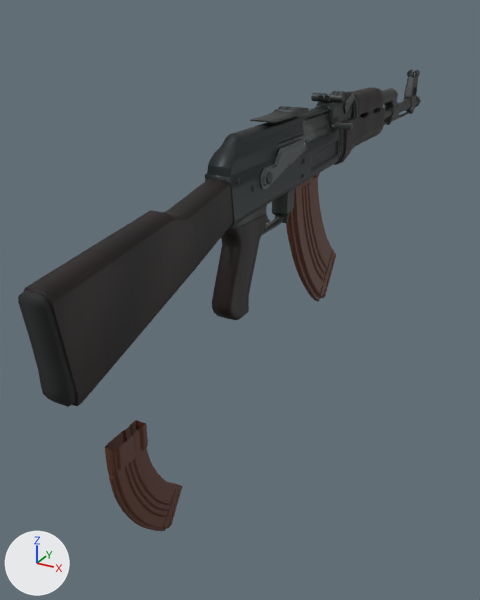
The glTF model assets/models/steel_tide_ak74/ak47_reloadable_world.glb, before and after one commit.
Camera for both pictures: a camera (50 mm lens) standing at (0.536, -0.8, 0.268) and looking at (-0.17, 0.484, -0.374). Lighting does not change. The marker at lower left points along +X, +Y and +Z. The older version comes first. Where no turn or scale is listed for an object, it has been applied to the vertices. Vertices at exactly the same position are counted once.

Script lines for the objects in view, before the commit:
```python
ob_frontirongeometry = bpy.data.objects.new('FrontIronGeometry', me_frontironmesh)
ob_frontirongeometry.location = (0.0, 0.0, 0.0)
ob_furnituregeometry = bpy.data.objects.new('FurnitureGeometry', me_furnituregeometrymesh)
ob_furnituregeometry.location = (0.0, 0.0, 0.0)
ob_magazinegeometry = bpy.data.objects.new('MagazineGeometry', me_magazinemesh)
ob_magazinegeometry.parent = ob_magazine
ob_magazinegeometry.location = (0.0, 0.0, 0.0)
ob_opticrailadaptergeometry = bpy.data.objects.new('OpticRailAdapterGeometry', me_opticrailadaptermesh)
ob_opticrailadaptergeometry.location = (0.0, 0.0, 0.0)
ob_receivergeometry = bpy.data.objects.new('ReceiverGeometry', me_receivergeometrymesh)
ob_receivergeometry.location = (0.0, 0.0, 0.0)
ob_sparemagazinegeometry = bpy.data.objects.new('SpareMagazineGeometry', me_magazinemesh)
ob_sparemagazinegeometry.parent = ob_sparemagazine
ob_sparemagazinegeometry.location = (0.0, 0.0, 0.0)
ob_stockbuttpadgeometry = bpy.data.objects.new('StockButtpadGeometry', me_stockbuttpadmesh)
ob_stockbuttpadgeometry.location = (0.0, 0.0, 0.0)
ob_stockwoodgeometry = bpy.data.objects.new('StockWoodGeometry', me_stockwoodmesh)
ob_stockwoodgeometry.location = (0.0, 0.0, 0.0)
ob_weaponbodygeometry = bpy.data.objects.new('WeaponBodyGeometry', me_weaponbodygeometrymesh)
ob_weaponbodygeometry.location = (0.0, 0.0, 0.0)
# also in view: 'BoltHardwareGeometry' at (0.025, 0.428, 0.038); 'ChargingHandleGeometry' at (0.034, 0.398, 0.047)
```
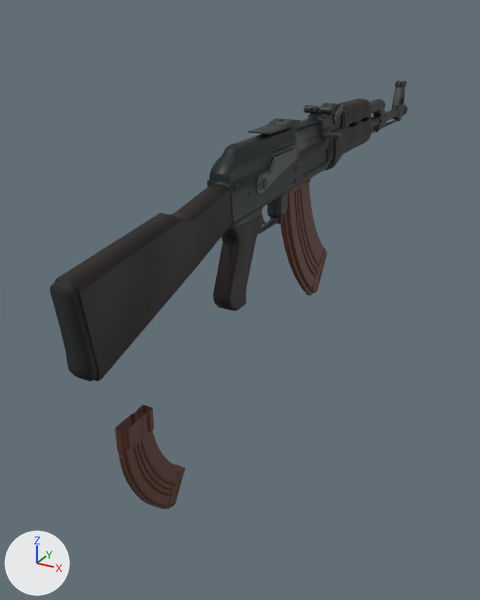
ob_magazine is not drawn itself; it is the parent of ob_magazinegeometry, ob_magazinegrip.
ob_sparemagazine is not drawn itself; it is the parent of ob_sparemagazinegeometry, ob_sparemagazinegrip.

What differs and where, as boxes [x1, y1, x2, y2] in the pictures (480 x 600 px; the box of a moved part takes in the faces that stretch with it):
'StockWoodGeometry', moved, rescaled (15% narrower, 14% shorter): before [24, 178, 233, 406]; after [55, 184, 232, 381]
'ReceiverGeometry', moved, rescaled (9% narrower, 8% shorter): before [205, 106, 341, 226]; after [207, 117, 331, 227]
'SpareMagazineGeometry', moved, rescaled (9% narrower, 6% shorter): before [105, 420, 182, 531]; after [115, 405, 185, 509]
'StockButtpadGeometry', moved, rescaled (19% narrower, 14% shorter): before [18, 290, 76, 407]; after [50, 281, 97, 382]
'FurnitureGeometry', moved, rescaled (8% narrower, 9% shorter): before [212, 87, 385, 320]; after [213, 98, 372, 311]
'MagazineGeometry', moved, rescaled (8% shorter): before [286, 173, 336, 301]; after [280, 178, 327, 296]
'WeaponBodyGeometry', moved, rescaled (6% narrower, 7% shorter): before [229, 88, 421, 235]; after [228, 98, 408, 234]
'ChargingHandleGeometry', moved: before [273, 111, 353, 156]; after [268, 122, 341, 164]
'OpticRailAdapterGeometry', moved, rescaled (12% narrower): before [250, 106, 309, 123]; after [248, 118, 300, 135]
'FrontIronGeometry', moved, rescaled (7% shorter): before [404, 69, 420, 97]; after [392, 80, 407, 106]
part 3 of me_magazinemesh, moved or reshaped: before [105, 173, 336, 531]; after [115, 178, 327, 509]

Patch to the scene script:
```diff
--- a/assets/models/steel_tide_ak74/ak47_reloadable_world.glb.py
+++ b/assets/models/steel_tide_ak74/ak47_reloadable_world.glb.py
@@ me_frontironmesh @@
-me_frontironmesh.from_pydata(...)  # 510 vertices, 996 faces; spans x -0.0146..0.0146, y 1.1729..1.2245, z 0.034..0.1048
+me_frontironmesh.from_pydata(...)  # 510 vertices, 996 faces; spans x -0.013..0.013, y 1.0573..1.1032, z 0.0222..0.0852
+# me_frontironmesh part 1: the whole mesh is scaled about its middle by 0.89, then moved by (0.0, -0.1185, -0.0157)
 me_frontironmesh.materials.append(mat_ak47phosphatesteel)
@@ me_furnituregeometrymesh @@
-me_furnituregeometrymesh.from_pydata(...)  # 1886 vertices, 3760 faces; spans x -0.035..0.034, y 0.1..0.856, z -0.243..0.092
+me_furnituregeometrymesh.from_pydata(...)  # 1886 vertices, 3760 faces; spans x -0.031..0.03, y 0.103..0.775, z -0.225..0.074
+# me_furnituregeometrymesh part 2: the whole mesh is scaled about its middle by 0.89, then moved by (0.0, -0.039, 0.0)
 me_furnituregeometrymesh.materials.append(mat_ak47laminatedwoodpbr)
@@ me_magazinemesh @@
 # used by ob_magazinegeometry; parent = ob_magazine; location = (0.0, 0.0, 0.0)
-me_magazinemesh.from_pydata(...)  # 2216 vertices, 4382 faces; spans x -0.015..0.015, y -0.062..0.197, z -0.374..0.001
+me_magazinemesh.from_pydata(...)  # 2216 vertices, 4382 faces; spans x -0.014..0.014, y -0.056..0.176, z -0.333..0.001
+# me_magazinemesh part 3: the whole mesh is scaled about the mesh origin by 0.89
 me_magazinemesh.materials.append(mat_ak47bakelitemagazine)
@@ me_opticrailadaptermesh @@
-me_opticrailadaptermesh.from_pydata(...)  # 424 vertices, 844 faces; spans x -0.024..0.0227, y 0.2552..0.4017, z 0.0863..0.0978
+me_opticrailadaptermesh.from_pydata(...)  # 424 vertices, 844 faces; spans x -0.0213..0.0202, y 0.2406..0.3709, z 0.0687..0.079
+# me_opticrailadaptermesh part 4: the whole mesh is scaled about its middle by 0.89, then moved by (0.0001, -0.0227, -0.0182)
 me_opticrailadaptermesh.materials.append(mat_ak47phosphatesteel)
@@ me_receivergeometrymesh @@
-me_receivergeometrymesh.from_pydata(...)  # 1552 vertices, 3096 faces; spans x -0.025..0.023, y 0.101..0.578, z -0.06..0.082
+me_receivergeometrymesh.from_pydata(...)  # 1552 vertices, 3096 faces; spans x -0.022..0.021, y 0.103..0.527, z -0.061..0.065
+# me_receivergeometrymesh part 5: the whole mesh is scaled about its middle by 0.89, then moved by (0.0, -0.024, -0.009)
 me_receivergeometrymesh.materials.append(mat_ak47bluedreceiversteel)
@@ me_stockbuttpadmesh @@
-me_stockbuttpadmesh.from_pydata(...)  # 44 vertices, 84 faces; spans x -0.023..0.022, y -0.313..-0.276, z -0.187..-0.025
+me_stockbuttpadmesh.from_pydata(...)  # 44 vertices, 84 faces; spans x -0.02..0.019, y -0.265..-0.233, z -0.174..-0.03
+# me_stockbuttpadmesh part 6: the whole mesh is scaled about its middle by 0.89, then moved by (0.0, 0.046, 0.004)
 me_stockbuttpadmesh.materials.append(mat_ak47buttpadrubber)
@@ me_stockwoodmesh @@
-me_stockwoodmesh.from_pydata(...)  # 182 vertices, 360 faces; spans x -0.023..0.022, y -0.306..0.115, z -0.188..0.019
+me_stockwoodmesh.from_pydata(...)  # 182 vertices, 360 faces; spans x -0.021..0.019, y -0.259..0.115, z -0.176..0.009
+# me_stockwoodmesh part 7: the whole mesh is scaled about its middle by 0.89, then moved by (0.0, 0.024, 0.001)
 me_stockwoodmesh.materials.append(mat_ak47laminatedwoodpbr)
@@ me_weaponbodygeometrymesh @@
-me_weaponbodygeometrymesh.from_pydata(...)  # 3329 vertices, 6554 faces; spans x -0.034..0.034, y 0.118..1.26, z -0.122..0.104
+me_weaponbodygeometrymesh.from_pydata(...)  # 3329 vertices, 6554 faces; spans x -0.03..0.03, y 0.118..1.135, z -0.117..0.085
+# me_weaponbodygeometrymesh part 8: the whole mesh is scaled about its middle by 0.89, then moved by (0.0, -0.062, -0.007)
 me_weaponbodygeometrymesh.materials.append(mat_ak47phosphatesteel)
@@ ob_charginghandlegeometry @@
 ob_charginghandlegeometry = bpy.data.objects.new('ChargingHandleGeometry', me_charginghandlegeometrymesh)
-ob_charginghandlegeometry.location = (0.037, 0.531, 0.044)
+ob_charginghandlegeometry.location = (0.033, 0.486, 0.031)
@@ ob_magazine @@
 ob_magazine.parent = ob_steeltideak47
-ob_magazine.location = (0.0, 0.431, 0.0068)
+ob_magazine.location = (0.0, 0.397, -0.00199)
@@ ob_sparemagazine @@
 ob_sparemagazine.parent = ob_steeltideak47
-ob_sparemagazine.location = (-0.3, 0.18, -0.62)
+ob_sparemagazine.location = (-0.267, 0.174, -0.56)
```
